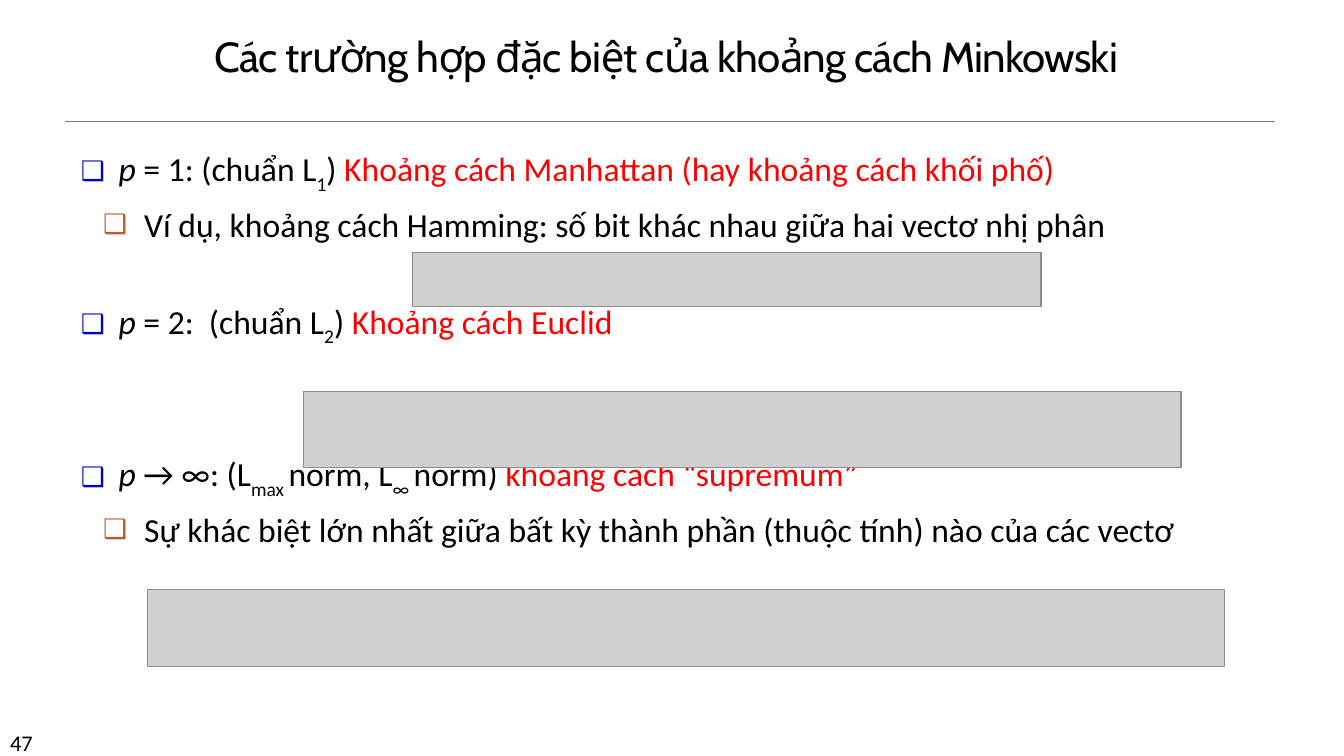
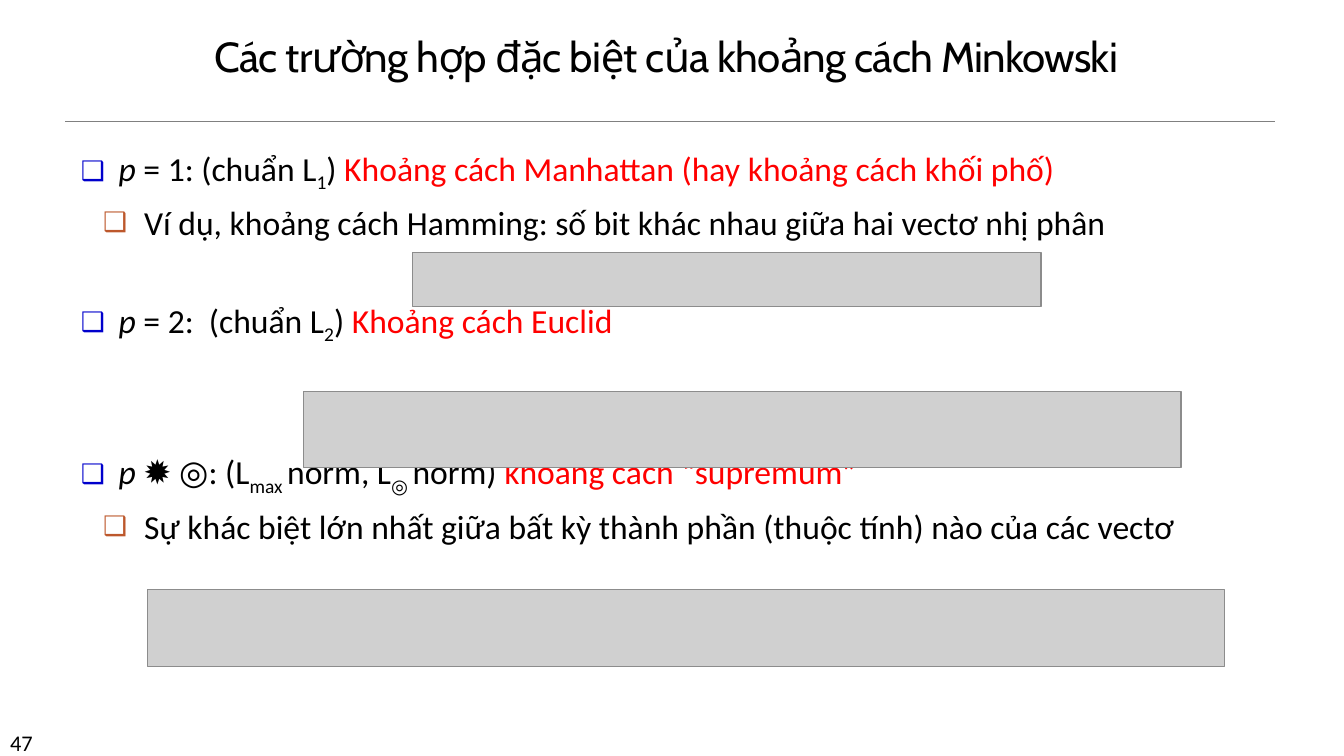
Before and after one commit to tuanpham21105/UTC_Nam4_Ki1, a slide deck: slide 47 of KPDL/Book_Slide_Datamining_Jiawei Han_4th/Chap2-Data-Viet.pptx. Drawn at 1344x756 pixels with LibreOffice and Linux fonts; fonts in the diff are those of the drawing; grey boxes stand for pictures. Boxes give left, top, right and bottom in pixels: in the first picture for what was removed or moved away, otherwise in the second. Text is boxed around its words. In the diff, an @@ line names an element or a change of style, - is before the commit and + after.

```diff
--- a/KPDL/Book_Slide_Datamining_Jiawei Han_4th/Chap2-Data-Viet.pptx
+++ b/KPDL/Book_Slide_Datamining_Jiawei Han_4th/Chap2-Data-Viet.pptx
@@ text at (119,155,1054,187): now subscript in "L1)" @@
@@ text at (119,457,856,493): text changed @@
-❑ p → ∞: (Lmax norm, L∞ norm) khoảng cách “supremum”
+❑ p ✹ ◎: (Lmax norm, L◎ norm) khoảng cách “supremum”
```
Also in this commit, not shown: 29 other slides changed, 16 other files.
